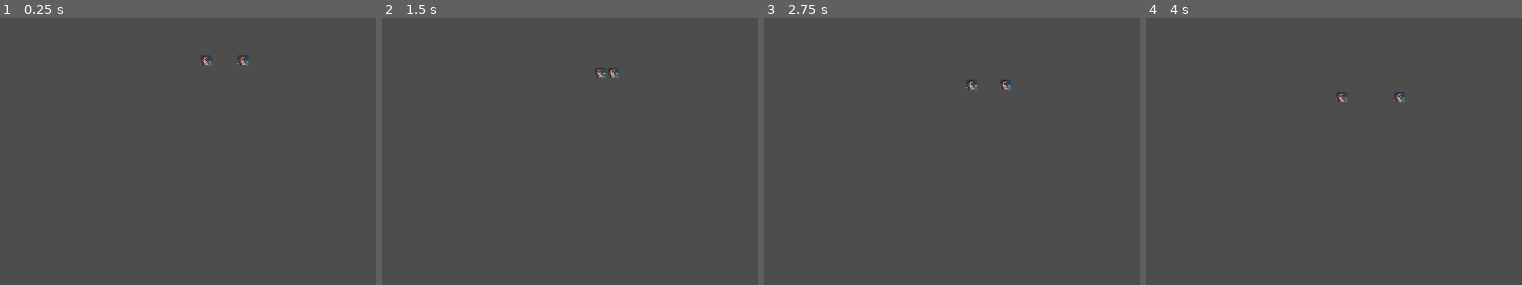
Above: before the commit, frames 1-4 (left to right).
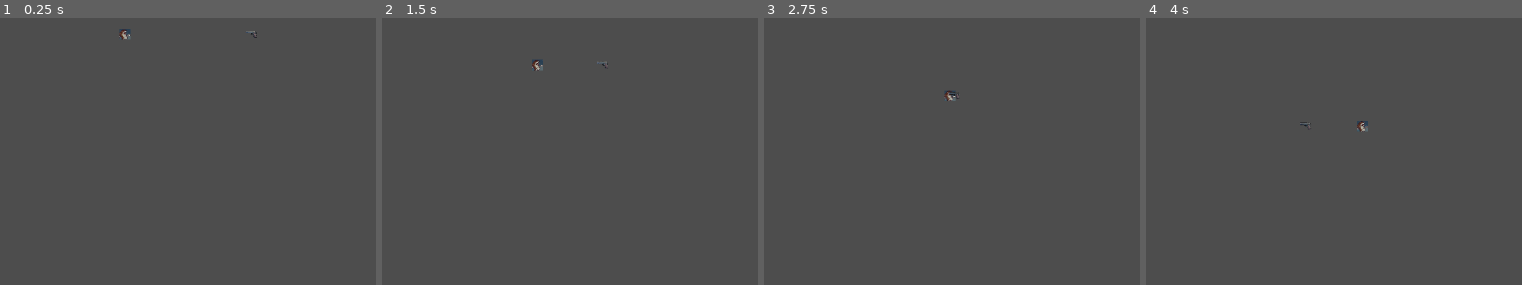
Above: after the commit, the same moments.

Repository: thearistocrats/Autumn-Survivors
Game: Godot game, scene res://game.tscn
Same seed, same stepped clock (60 frames per second), same inputs: the game is played once before the commit and once after it.
Inputs:
- Up to frame 1 (0.25 s): no input
- Up to frame 2 (1.5 s): no input
- Up to frame 3 (2.75 s): no input
- Up to frame 4 (4 s): tap Enter at 2.75 s

The runs differ from the first frame. In frame 1, 0.3% of the frame differs, in the area x 31-69%, y 4-18%; in frame 2, 0.3%; in frame 3, 0.3%; in frame 4, 0.3%, in the area x 40-69%, y 27-43%.

Commit message:
progress on collision logic

Diff:
--- a/components/collider/collidable_object.gd
+++ b/components/collider/collidable_object.gd
@@ -3,12 +3,12 @@
 var object_type : collision_logic.object_type
 @export_category("physical properties")
 var mass : int
-var damping = 0.0
+var damping = 1.0
 @export_category("mechanical properties")
 var speed : int
 var velocity : Vector2
 
-func set_object(new_object_type:int, object_sprite:int, new_speed:int, direction:Vector2, new_mass:int):
+func set_object(new_object_type:collision_logic.object_type, object_sprite:int, new_speed:int, direction:Vector2, new_mass:int):
 	self.object_type = new_object_type
 	self.speed = new_speed
 	self.velocity = direction.normalized() * new_speed
@@ -23,5 +23,9 @@
 func _physics_process(delta: float) -> void:
 	self.position += self.velocity * delta
 
+signal collided_with_object(area: Area2D)
 func _on_area_entered(area: Area2D) -> void:
+	print($AnimatedSprite2D.frame, "arrived with velocity ", self.velocity)
 	self.velocity = collision_logic.get_collision_velocity(self, area)
+	print($AnimatedSprite2D.frame, "exited with velocity ", self.velocity)
+	emit_signal("collided_with_object", area)
--- a/components/collider/collision_logic.gd
+++ b/components/collider/collision_logic.gd
@@ -23,6 +23,7 @@
 
 	var min_type = min(objectA.object_type, objectB.object_type)
 	var max_type = max(objectA.object_type, objectB.object_type)
+	var is_flipped = (objectA.object_type <= objectB.object_type)
 	var key = [min_type, max_type]
 
 	var collision_handlers = {
@@ -50,11 +51,12 @@
 	}
 
 	if collision_handlers.has(key):
-		return (collision_handlers[key].call(objectA, objectB))
+		var normal = (objectA.position - objectB.position).normalized()
+		return (collision_handlers[key].call(objectA, objectB, is_flipped, normal))
 	return Vector2.ZERO
 
 static func get_normal(objectA, objectB) -> Vector2:
-	return(objectA.position - objectB.position).normalized()
+	return (objectA.position - objectB.position).normalized()
 
 static func damping_ratio(A:float, B:float, type:int) -> float:
 	match type:
@@ -69,74 +71,108 @@
 		_:
 			return 0.0
 
-static func _handle_wall_wall_collision(objectA, objectB) -> Vector2:
-	var normal = get_normal(objectA, objectB)
-	return objectA.velocity * -1.0
+static func _handle_wall_wall_collision(objectA, objectB, is_flipped:bool, normal_vector:Vector2) -> Vector2:
+	var damping = damping_ratio(objectA.damping, objectB.damping, damping_type.MAX)
+	if !is_flipped: return objectA.velocity.bounce(normal_vector) + objectB.velocity * damping
+	return objectB.velocity.bounce(normal_vector) + objectB.velocity * damping
 
-static func _handle_wall_racer_collision(objectA, objectB) -> Vector2:
-	var normal = get_normal(objectA, objectB)
-	var damping_ratio = damping_ratio(objectA.damping, objectB.damping, damping_type.MAX)
-	return objectA.velocity.bounce(normal) + objectB.velocity * damping_ratio
+static func _handle_wall_racer_collision(objectA, objectB, is_flipped:bool, normal_vector:Vector2) -> Vector2:
+	var damping = damping_ratio(objectA.damping, objectB.damping, damping_type.MAX)
+	if !is_flipped: return objectA.velocity.bounce(normal_vector) + objectB.velocity * damping
+	return objectB.velocity.bounce(normal_vector) + objectB.velocity * damping
 
-static func _handle_wall_player_collision(objectA, objectB) -> Vector2:
-	if objectA.object_type == object_type.WALL: return objectA.velocity
-	return Vector2.ZERO
+static func _handle_wall_player_collision(objectA, objectB, is_flipped:bool, normal_vector:Vector2) -> Vector2:
+	var damping = damping_ratio(objectA.damping, objectB.damping, damping_type.MAX)
+	if !is_flipped: return objectA.velocity.bounce(normal_vector) + objectB.velocity * damping
+	return objectB.velocity.bounce(normal_vector) + objectB.velocity * damping
 
-static func _handle_wall_projectile_collision(objectA, objectB) -> Vector2:
-	if objectA.object_type == object_type.WALL: return objectA.velocity
-	return Vector2.ZERO
+static func _handle_wall_projectile_collision(objectA, objectB, is_flipped:bool, normal_vector:Vector2) -> Vector2:
+	var damping = damping_ratio(objectA.damping, objectB.damping, damping_type.MAX)
+	if !is_flipped: return objectA.velocity.bounce(normal_vector) + objectB.velocity * damping
+	return objectB.velocity.bounce(normal_vector) + objectB.velocity * damping
 
-static func _handle_wall_destructable_collision(objectA, objectB) -> Vector2:
-	if objectA.object_type == object_type.WALL: return objectA.velocity
-	return Vector2.ZERO
+static func _handle_wall_destructable_collision(objectA, objectB, is_flipped:bool, normal_vector:Vector2) -> Vector2:
+	var damping = damping_ratio(objectA.damping, objectB.damping, damping_type.MAX)
+	if !is_flipped: return objectA.velocity.bounce(normal_vector) + objectB.velocity * damping
+	return objectB.velocity.bounce(normal_vector) + objectB.velocity * damping
 
-static func _handle_wall_pickup_collision(objectA, objectB) -> Vector2:
-	if objectA.object_type == object_type.WALL: return objectA.velocity
-	return Vector2.ZERO
+static func _handle_wall_pickup_collision(objectA, objectB, is_flipped:bool, normal_vector:Vector2) -> Vector2:
+	var damping = damping_ratio(objectA.damping, objectB.damping, damping_type.MAX)
+	if !is_flipped: return objectA.velocity.bounce(normal_vector) + objectB.velocity * damping
+	return objectB.velocity.bounce(normal_vector) + objectB.velocity * damping
 
-static func _handle_racer_racer_collision(objectA, objectB) -> Vector2:
-	var normal = get_normal(objectA, objectB)
-	var damping_ratio = damping_ratio(objectA.damping, objectB.damping, damping_type.MAX)
-	return objectA.velocity.bounce(normal) + objectB.velocity * damping_ratio
+static func _handle_racer_racer_collision(objectA, objectB, is_flipped:bool, normal_vector:Vector2) -> Vector2:
+	print(normal_vector)
+	var damping = damping_ratio(objectA.damping, objectB.damping, damping_type.MAX)
+	if !is_flipped: return objectA.velocity.bounce(normal_vector) * damping
+	return objectB.velocity.bounce(normal_vector) * damping
 
-static func _handle_racer_player_collision(objectA, objectB) -> Vector2:
-	return Vector2.ZERO
+static func _handle_racer_player_collision(objectA, objectB, is_flipped:bool, normal_vector:Vector2) -> Vector2:
+	var damping = damping_ratio(objectA.damping, objectB.damping, damping_type.MAX)
+	if !is_flipped: return objectA.velocity.bounce(normal_vector) + objectB.velocity * damping
+	return objectB.velocity.bounce(normal_vector) + objectB.velocity * damping
 
-static func _handle_racer_projectile_collision(objectA, objectB) -> Vector2:
-	return Vector2.ZERO
+static func _handle_racer_projectile_collision(objectA, objectB, is_flipped:bool, normal_vector:Vector2) -> Vector2:
+	var damping = damping_ratio(objectA.damping, objectB.damping, damping_type.MAX)
+	if !is_flipped: return objectA.velocity.bounce(normal_vector) + objectB.velocity * damping
+	return objectB.velocity.bounce(normal_vector) + objectB.velocity * damping
 
-static func _handle_racer_destructable_collision(objectA, objectB) -> Vector2:
-	return Vector2.ZERO
+static func _handle_racer_destructable_collision(objectA, objectB, is_flipped:bool, normal_vector:Vector2) -> Vector2:
+	var damping = damping_ratio(objectA.damping, objectB.damping, damping_type.MAX)
+	if !is_flipped: return objectA.velocity.bounce(normal_vector) + objectB.velocity * damping
+	return objectB.velocity.bounce(normal_vector) + objectB.velocity * damping
 
-static func _handle_racer_pickup_collision(objectA, objectB) -> Vector2:
-	return Vector2.ZERO
+static func _handle_racer_pickup_collision(objectA, objectB, is_flipped:bool, normal_vector:Vector2) -> Vector2:
+	var damping = damping_ratio(objectA.damping, objectB.damping, damping_type.MAX)
+	if !is_flipped: return objectA.velocity.bounce(normal_vector) + objectB.velocity * damping
+	return objectB.velocity.bounce(normal_vector) + objectB.velocity * damping
 
-static func _handle_player_player_collision(objectA, objectB) -> Vector2:
-	return Vector2.ZERO
+static func _handle_player_player_collision(objectA, objectB, is_flipped:bool, normal_vector:Vector2) -> Vector2:
+	var damping = damping_ratio(objectA.damping, objectB.damping, damping_type.MAX)
+	if !is_flipped: return objectA.velocity.bounce(normal_vector) + objectB.velocity * damping
+	return objectB.velocity.bounce(normal_vector) + objectB.velocity * damping
 
-static func _handle_player_projectile_collision(objectA, objectB) -> Vector2:
-	return Vector2.ZERO
+static func _handle_player_projectile_collision(objectA, objectB, is_flipped:bool, normal_vector:Vector2) -> Vector2:
+	var damping = damping_ratio(objectA.damping, objectB.damping, damping_type.MAX)
+	if !is_flipped: return objectA.velocity.bounce(normal_vector) + objectB.velocity * damping
+	return objectB.velocity.bounce(normal_vector) + objectB.velocity * damping
 
-static func _handle_player_destructable_collision(objectA, objectB) -> Vector2:
-	return Vector2.ZERO
+static func _handle_player_destructable_collision(objectA, objectB, is_flipped:bool, normal_vector:Vector2) -> Vector2:
+	var damping = damping_ratio(objectA.damping, objectB.damping, damping_type.MAX)
+	if !is_flipped: return objectA.velocity.bounce(normal_vector) + objectB.velocity * damping
+	return objectB.velocity.bounce(normal_vector) + objectB.velocity * damping
 
-static func _handle_player_pickup_collision(objectA, objectB) -> Vector2:
-	return Vector2.ZERO
+static func _handle_player_pickup_collision(objectA, objectB, is_flipped:bool, normal_vector:Vector2) -> Vector2:
+	var damping = damping_ratio(objectA.damping, objectB.damping, damping_type.MAX)
+	if !is_flipped: return objectA.velocity.bounce(normal_vector) + objectB.velocity * damping
+	return objectB.velocity.bounce(normal_vector) + objectB.velocity * damping
 
-static func _handle_projectile_projectile_collision(objectA, objectB) -> Vector2:
-	return Vector2.ZERO
+static func _handle_projectile_projectile_collision(objectA, objectB, is_flipped:bool, normal_vector:Vector2) -> Vector2:
+	var damping = damping_ratio(objectA.damping, objectB.damping, damping_type.MAX)
+	if !is_flipped: return objectA.velocity.bounce(normal_vector) + objectB.velocity * damping
+	return objectB.velocity.bounce(normal_vector) + objectB.velocity * damping
 
-static func _handle_projectile_destructable_collision(objectA, objectB) -> Vector2:
-	return Vector2.ZERO
+static func _handle_projectile_destructable_collision(objectA, objectB, is_flipped:bool, normal_vector:Vector2) -> Vector2:
+	var damping = damping_ratio(objectA.damping, objectB.damping, damping_type.MAX)
+	if !is_flipped: return objectA.velocity.bounce(normal_vector) + objectB.velocity * damping
+	return objectB.velocity.bounce(normal_vector) + objectB.velocity * damping
 
-static func _handle_projectile_pickup_collision(objectA, objectB) -> Vector2:
-	return Vector2.ZERO
+static func _handle_projectile_pickup_collision(objectA, objectB, is_flipped:bool, normal_vector:Vector2) -> Vector2:
+	var damping = damping_ratio(objectA.damping, objectB.damping, damping_type.MAX)
+	if !is_flipped: return objectA.velocity.bounce(normal_vector) + objectB.velocity * damping
+	return objectB.velocity.bounce(normal_vector) + objectB.velocity * damping
 
-static func _handle_destructable_destructable_collision(objectA, objectB) -> Vector2:
-	return Vector2.ZERO
+static func _handle_destructable_destructable_collision(objectA, objectB, is_flipped:bool, normal_vector:Vector2) -> Vector2:
+	var damping = damping_ratio(objectA.damping, objectB.damping, damping_type.MAX)
+	if !is_flipped: return objectA.velocity.bounce(normal_vector) + objectB.velocity * damping
+	return objectB.velocity.bounce(normal_vector) + objectB.velocity * damping
 
-static func _handle_destructable_pickup_collision(objectA, objectB) -> Vector2:
-	return Vector2.ZERO
+static func _handle_destructable_pickup_collision(objectA, objectB, is_flipped:bool, normal_vector:Vector2) -> Vector2:
+	var damping = damping_ratio(objectA.damping, objectB.damping, damping_type.MAX)
+	if !is_flipped: return objectA.velocity.bounce(normal_vector) + objectB.velocity * damping
+	return objectB.velocity.bounce(normal_vector) + objectB.velocity * damping
 
-static func _handle_pickup_pickup_collision(objectA, objectB) -> Vector2:
-	return Vector2.ZERO
+static func _handle_pickup_pickup_collision(objectA, objectB, is_flipped:bool, normal_vector:Vector2) -> Vector2:
+	var damping = damping_ratio(objectA.damping, objectB.damping, damping_type.MAX)
+	if !is_flipped: return objectA.velocity.bounce(normal_vector) + objectB.velocity * damping
+	return objectB.velocity.bounce(normal_vector) + objectB.velocity * damping
--- a/game.gd
+++ b/game.gd
@@ -3,10 +3,29 @@
 @export var racer_scene:PackedScene
 @export var num_racers:int
 func _ready() -> void:
-	$Racer/CollidableObject.set_object(1,0,20,Vector2(1,1),50)
-	$Racer2/CollidableObject.set_object(1,0,20,Vector2(-1,1),50)
-	spawn_racers()
+	#spawn_racers()
+	_debug()
+
+func _debug():
+	var spawn_position = get_viewport_rect().size/4
+	var racer_offset = 200
+	var spawn_grid = 8
+	var new_racer = racer_scene.instantiate()
+	new_racer.get_child(0).set_object(1, 0, 50, Vector2(1,1), 100)
+	new_racer.position = Vector2(spawn_position.x + (0 % 8 * racer_offset), spawn_position.y + (0 / 8 * racer_offset))
+	add_child(new_racer)
+	new_racer = racer_scene.instantiate()
+	new_racer.get_child(0).set_object(1, 1, 50, Vector2(-1,1), 100)
+	new_racer.position = Vector2(spawn_position.x + (1 % 8 * racer_offset), spawn_position.y + (1 / 8 * racer_offset))
+	add_child(new_racer)
+
 
 func spawn_racers():
+	var spawn_position = get_viewport_rect().size/4
+	var racer_offset = 20
+	var spawn_grid = 8
 	for i in range(num_racers):
-		return
+		var new_racer = racer_scene.instantiate()
+		new_racer.get_child(0).set_object(1, i, 50, Vector2(randf_range(-1.0,1.0), randf_range(-1.0,1.0)), 100)
+		new_racer.position = Vector2(spawn_position.x + (i % 8 * racer_offset), spawn_position.y + (i / 8 * racer_offset))
+		add_child(new_racer)
--- a/game.tscn
+++ b/game.tscn
@@ -5,10 +5,5 @@
 
 [node name="Game" type="Node2D"]
 script = ExtResource("1_80nbo")
+racer_scene = ExtResource("2_e2o6t")
 num_racers = 44
-
-[node name="Racer2" parent="." instance=ExtResource("2_e2o6t")]
-position = Vector2(471, 205)
-
-[node name="Racer" parent="." instance=ExtResource("2_e2o6t")]
-position = Vector2(410, 205)
